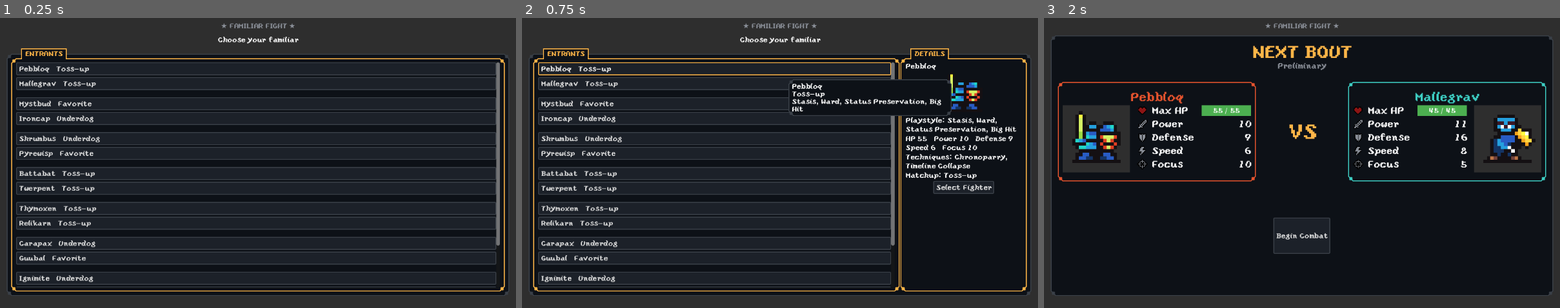
Above: before the commit, frames 1-3 (left to right).
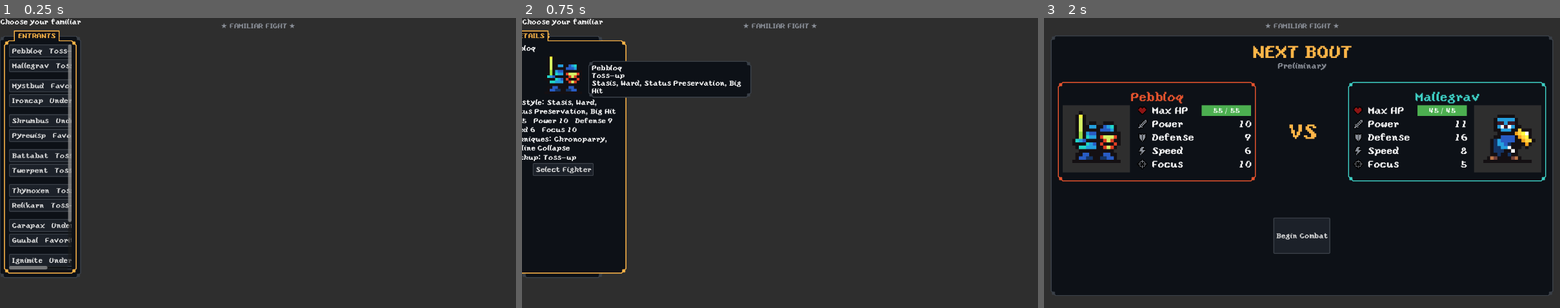
Above: after the commit, the same moments.

Repository: almazancameron/polygonal-pugilists
Game: Godot game, scene res://scenes/battle.tscn
Same seed, same stepped clock (60 frames per second), same inputs: the game is played once before the commit and once after it.
Inputs:
- Up to frame 1 (0.25 s): no input
- Up to frame 2 (0.75 s): click "Pebbloq Toss-up" at 0.5 s
- Up to frame 3 (2 s): click "Select Fighter" at 1.25 s

The runs differ from the first frame. In frame 1, 33% of the frame differs, in the area x 0-99%, y 0-96%; in frame 2, 46%; in frame 3, nothing differs.

Commit message:
refactor: extract BracketScreen into its own self-contained scene
Pure mechanical move -- bracket_screen.gd already owned its own nodes,
signals (entrant_selected, dismissed), and setup() API; it just lived
inline in battle.tscn instead of its own scene file. No
battle_controller.gd changes needed at all.

Co-Authored-By: Claude Sonnet 5 <noreply@anthropic.com>

Diff:
--- a/scenes/battle.tscn
+++ b/scenes/battle.tscn
@@ -85,12 +85,12 @@
 [ext_resource type="Resource" uid="uid://d1w06igu0adrp" path="res://resources/passives/venomous_rhythm.tres" id="65_yb105"]
 [ext_resource type="PackedScene" uid="uid://vjdrxuhv1ynl" path="res://scenes/priority_builder/priority_builder.tscn" id="76_1w6ws"]
 [ext_resource type="FontFile" uid="uid://dx5mcc8hoc7sk" path="res://assets/fonts/yoster.ttf" id="82_d2g17"]
-[ext_resource type="Script" uid="uid://reqqbounkxb5" path="res://scripts/bracket/bracket_screen.gd" id="85_cqddr"]
 [ext_resource type="Script" uid="uid://cvo873bi5qd0q" path="res://scripts/ui/framed_panel.gd" id="88_hauko"]
 [ext_resource type="PackedScene" uid="uid://cahe4vcmvjswf" path="res://scenes/battle_panels/build_view_panel.tscn" id="89_bvpanel"]
 [ext_resource type="PackedScene" path="res://scenes/battle_panels/game_over_panel.tscn" id="90_gopanel"]
 [ext_resource type="PackedScene" path="res://scenes/battle_panels/begin_combat_panel.tscn" id="91_bcpanel"]
 [ext_resource type="PackedScene" path="res://scenes/battle_panels/stat_upgrade_panel.tscn" id="92_supanel"]
+[ext_resource type="PackedScene" path="res://scenes/battle_panels/bracket_screen.tscn" id="93_bracket"]
 
 [sub_resource type="Theme" id="Theme_n6c5v"]
 default_font = ExtResource("82_d2g17")
@@ -783,161 +783,6 @@
 visible = false
 layout_mode = 1
 
-[node name="BracketScreen" type="VBoxContainer" parent="." unique_id=511430675]
+[node name="BracketScreen" parent="." unique_id=511430675 instance=ExtResource("93_bracket")]
 visible = false
 layout_mode = 0
-anchor_right = 1.0
-offset_left = 16.0
-offset_top = 40.0
-offset_right = -16.0
-offset_bottom = 620.0
-theme_override_constants/separation = 24
-script = ExtResource("85_cqddr")
-
-[node name="TitleLabel" type="Label" parent="BracketScreen" unique_id=854426622]
-layout_mode = 2
-text = "Choose your familiar"
-horizontal_alignment = 1
-
-[node name="Body" type="Control" parent="BracketScreen" unique_id=1946195015]
-layout_mode = 2
-size_flags_horizontal = 3
-size_flags_vertical = 3
-
-[node name="OuterFrame" type="Control" parent="BracketScreen/Body" unique_id=1368757903]
-layout_mode = 1
-anchors_preset = 15
-anchor_right = 1.0
-anchor_bottom = 1.0
-grow_horizontal = 2
-grow_vertical = 2
-mouse_filter = 2
-script = ExtResource("88_hauko")
-
-[node name="Content" type="HBoxContainer" parent="BracketScreen/Body" unique_id=1658176427]
-layout_mode = 1
-anchors_preset = 15
-anchor_right = 1.0
-anchor_bottom = 1.0
-offset_left = 10.0
-offset_top = 10.0
-offset_right = -10.0
-offset_bottom = -10.0
-grow_horizontal = 2
-grow_vertical = 2
-size_flags_vertical = 3
-
-[node name="EntrantScroll" type="Control" parent="BracketScreen/Body/Content" unique_id=1346090378]
-layout_mode = 2
-size_flags_horizontal = 3
-size_flags_vertical = 3
-
-[node name="Background" type="Control" parent="BracketScreen/Body/Content/EntrantScroll" unique_id=1411202320]
-layout_mode = 1
-anchors_preset = 15
-anchor_right = 1.0
-anchor_bottom = 1.0
-grow_horizontal = 2
-grow_vertical = 2
-mouse_filter = 2
-script = ExtResource("88_hauko")
-border_color = Color(1, 0.714, 0.282, 1)
-header_text = "ENTRANTS"
-
-[node name="Content" type="ScrollContainer" parent="BracketScreen/Body/Content/EntrantScroll" unique_id=1751780073]
-layout_mode = 1
-anchors_preset = 15
-anchor_right = 1.0
-anchor_bottom = 1.0
-offset_left = 10.0
-offset_top = 8.0
-offset_right = -10.0
-offset_bottom = -8.0
-grow_horizontal = 2
-grow_vertical = 2
-size_flags_horizontal = 3
-size_flags_vertical = 3
-
-[node name="EntrantList" type="VBoxContainer" parent="BracketScreen/Body/Content/EntrantScroll/Content" unique_id=157412023]
-layout_mode = 2
-size_flags_horizontal = 3
-
-[node name="DetailPanel" type="Control" parent="BracketScreen/Body/Content" unique_id=2042057886]
-visible = false
-custom_minimum_size = Vector2(280, 0)
-layout_mode = 2
-
-[node name="Background" type="Control" parent="BracketScreen/Body/Content/DetailPanel" unique_id=2147035683]
-layout_mode = 1
-anchors_preset = 15
-anchor_right = 1.0
-anchor_bottom = 1.0
-grow_horizontal = 2
-grow_vertical = 2
-mouse_filter = 2
-script = ExtResource("88_hauko")
-border_color = Color(1, 0.714, 0.282, 1)
-header_text = "DETAILS"
-
-[node name="Content" type="VBoxContainer" parent="BracketScreen/Body/Content/DetailPanel" unique_id=1850694439]
-layout_mode = 1
-anchors_preset = 15
-anchor_right = 1.0
-anchor_bottom = 1.0
-offset_left = 10.0
-offset_top = 8.0
-offset_right = -10.0
-offset_bottom = -8.0
-grow_horizontal = 2
-grow_vertical = 2
-
-[node name="DetailName" type="Label" parent="BracketScreen/Body/Content/DetailPanel/Content" unique_id=12517013]
-layout_mode = 2
-autowrap_mode = 2
-
-[node name="DetailPortrait" type="TextureRect" parent="BracketScreen/Body/Content/DetailPanel/Content" unique_id=1227340989]
-custom_minimum_size = Vector2(96, 96)
-layout_mode = 2
-size_flags_horizontal = 4
-stretch_mode = 5
-
-[node name="DetailTags" type="Label" parent="BracketScreen/Body/Content/DetailPanel/Content" unique_id=1608955013]
-layout_mode = 2
-autowrap_mode = 2
-
-[node name="DetailStats" type="Label" parent="BracketScreen/Body/Content/DetailPanel/Content" unique_id=1181272063]
-layout_mode = 2
-autowrap_mode = 2
-
-[node name="DetailTechniques" type="Label" parent="BracketScreen/Body/Content/DetailPanel/Content" unique_id=610959949]
-layout_mode = 2
-autowrap_mode = 2
-
-[node name="DetailOdds" type="Label" parent="BracketScreen/Body/Content/DetailPanel/Content" unique_id=739501460]
-layout_mode = 2
-autowrap_mode = 2
-
-[node name="SelectButton" type="Button" parent="BracketScreen/Body/Content/DetailPanel/Content" unique_id=795626927]
-layout_mode = 2
-size_flags_horizontal = 4
-text = "Select Fighter"
-
-[node name="CloseButton" type="Button" parent="BracketScreen/Body" unique_id=1847178523]
-visible = false
-layout_mode = 1
-anchors_preset = 1
-anchor_left = 1.0
-anchor_right = 1.0
-offset_left = -40.0
-offset_top = 6.0
-offset_right = -8.0
-offset_bottom = 38.0
-grow_horizontal = 0
-theme_override_font_sizes/font_size = 22
-text = "×"
-
-[node name="ContinueButton" type="Button" parent="BracketScreen" unique_id=771854374]
-visible = false
-layout_mode = 2
-size_flags_horizontal = 4
-text = "Continue"
--- /dev/null
+++ b/scenes/battle_panels/bracket_screen.tscn
@@ -0,0 +1,162 @@
+[gd_scene load_steps=3 format=3]
+
+[ext_resource type="Script" uid="uid://reqqbounkxb5" path="res://scripts/bracket/bracket_screen.gd" id="1_bracket"]
+[ext_resource type="Script" uid="uid://cvo873bi5qd0q" path="res://scripts/ui/framed_panel.gd" id="2_framed"]
+
+[node name="BracketScreen" type="VBoxContainer" unique_id=511430675]
+layout_mode = 3
+anchor_right = 1.0
+offset_left = 16.0
+offset_top = 40.0
+offset_right = -16.0
+offset_bottom = 620.0
+theme_override_constants/separation = 24
+script = ExtResource("1_bracket")
+
+[node name="TitleLabel" type="Label" parent="." unique_id=854426622]
+layout_mode = 2
+text = "Choose your familiar"
+horizontal_alignment = 1
+
+[node name="Body" type="Control" parent="." unique_id=1946195015]
+layout_mode = 2
+size_flags_horizontal = 3
+size_flags_vertical = 3
+
+[node name="OuterFrame" type="Control" parent="Body" unique_id=1368757903]
+layout_mode = 1
+anchors_preset = 15
+anchor_right = 1.0
+anchor_bottom = 1.0
+grow_horizontal = 2
+grow_vertical = 2
+mouse_filter = 2
+script = ExtResource("2_framed")
+
+[node name="Content" type="HBoxContainer" parent="Body" unique_id=1658176427]
+layout_mode = 1
+anchors_preset = 15
+anchor_right = 1.0
+anchor_bottom = 1.0
+offset_left = 10.0
+offset_top = 10.0
+offset_right = -10.0
+offset_bottom = -10.0
+grow_horizontal = 2
+grow_vertical = 2
+size_flags_vertical = 3
+
+[node name="EntrantScroll" type="Control" parent="Body/Content" unique_id=1346090378]
+layout_mode = 2
+size_flags_horizontal = 3
+size_flags_vertical = 3
+
+[node name="Background" type="Control" parent="Body/Content/EntrantScroll" unique_id=1411202320]
+layout_mode = 1
+anchors_preset = 15
+anchor_right = 1.0
+anchor_bottom = 1.0
+grow_horizontal = 2
+grow_vertical = 2
+mouse_filter = 2
+script = ExtResource("2_framed")
+border_color = Color(1, 0.714, 0.282, 1)
+header_text = "ENTRANTS"
+
+[node name="Content" type="ScrollContainer" parent="Body/Content/EntrantScroll" unique_id=1751780073]
+layout_mode = 1
+anchors_preset = 15
+anchor_right = 1.0
+anchor_bottom = 1.0
+offset_left = 10.0
+offset_top = 8.0
+offset_right = -10.0
+offset_bottom = -8.0
+grow_horizontal = 2
+grow_vertical = 2
+size_flags_horizontal = 3
+size_flags_vertical = 3
+
+[node name="EntrantList" type="VBoxContainer" parent="Body/Content/EntrantScroll/Content" unique_id=157412023]
+layout_mode = 2
+size_flags_horizontal = 3
+
+[node name="DetailPanel" type="Control" parent="Body/Content" unique_id=2042057886]
+visible = false
+custom_minimum_size = Vector2(280, 0)
+layout_mode = 2
+
+[node name="Background" type="Control" parent="Body/Content/DetailPanel" unique_id=2147035683]
+layout_mode = 1
+anchors_preset = 15
+anchor_right = 1.0
+anchor_bottom = 1.0
+grow_horizontal = 2
+grow_vertical = 2
+mouse_filter = 2
+script = ExtResource("2_framed")
+border_color = Color(1, 0.714, 0.282, 1)
+header_text = "DETAILS"
+
+[node name="Content" type="VBoxContainer" parent="Body/Content/DetailPanel" unique_id=1850694439]
+layout_mode = 1
+anchors_preset = 15
+anchor_right = 1.0
+anchor_bottom = 1.0
+offset_left = 10.0
+offset_top = 8.0
+offset_right = -10.0
+offset_bottom = -8.0
+grow_horizontal = 2
+grow_vertical = 2
+
+[node name="DetailName" type="Label" parent="Body/Content/DetailPanel/Content" unique_id=12517013]
+layout_mode = 2
+autowrap_mode = 2
+
+[node name="DetailPortrait" type="TextureRect" parent="Body/Content/DetailPanel/Content" unique_id=1227340989]
+custom_minimum_size = Vector2(96, 96)
+layout_mode = 2
+size_flags_horizontal = 4
+stretch_mode = 5
+
+[node name="DetailTags" type="Label" parent="Body/Content/DetailPanel/Content" unique_id=1608955013]
+layout_mode = 2
+autowrap_mode = 2
+
+[node name="DetailStats" type="Label" parent="Body/Content/DetailPanel/Content" unique_id=1181272063]
+layout_mode = 2
+autowrap_mode = 2
+
+[node name="DetailTechniques" type="Label" parent="Body/Content/DetailPanel/Content" unique_id=610959949]
+layout_mode = 2
+autowrap_mode = 2
+
+[node name="DetailOdds" type="Label" parent="Body/Content/DetailPanel/Content" unique_id=739501460]
+layout_mode = 2
+autowrap_mode = 2
+
+[node name="SelectButton" type="Button" parent="Body/Content/DetailPanel/Content" unique_id=795626927]
+layout_mode = 2
+size_flags_horizontal = 4
+text = "Select Fighter"
+
+[node name="CloseButton" type="Button" parent="Body" unique_id=1847178523]
+visible = false
+layout_mode = 1
+anchors_preset = 1
+anchor_left = 1.0
+anchor_right = 1.0
+offset_left = -40.0
+offset_top = 6.0
+offset_right = -8.0
+offset_bottom = 38.0
+grow_horizontal = 0
+theme_override_font_sizes/font_size = 22
+text = "×"
+
+[node name="ContinueButton" type="Button" parent="." unique_id=771854374]
+visible = false
+layout_mode = 2
+size_flags_horizontal = 4
+text = "Continue"
